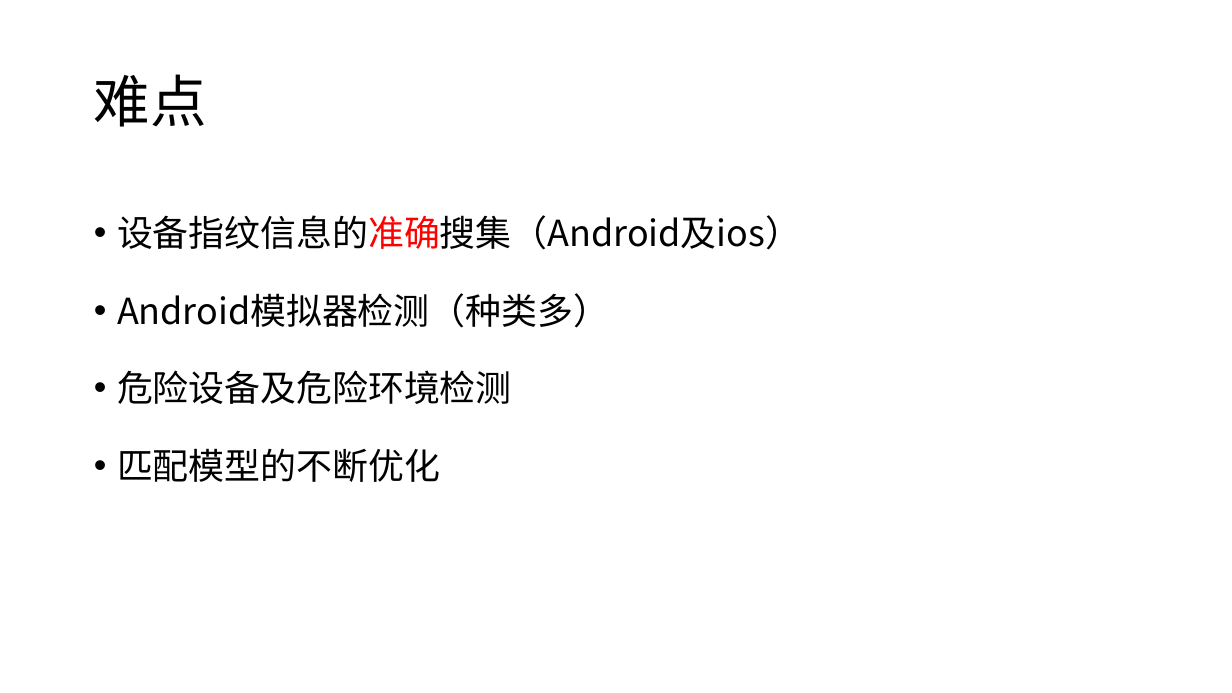
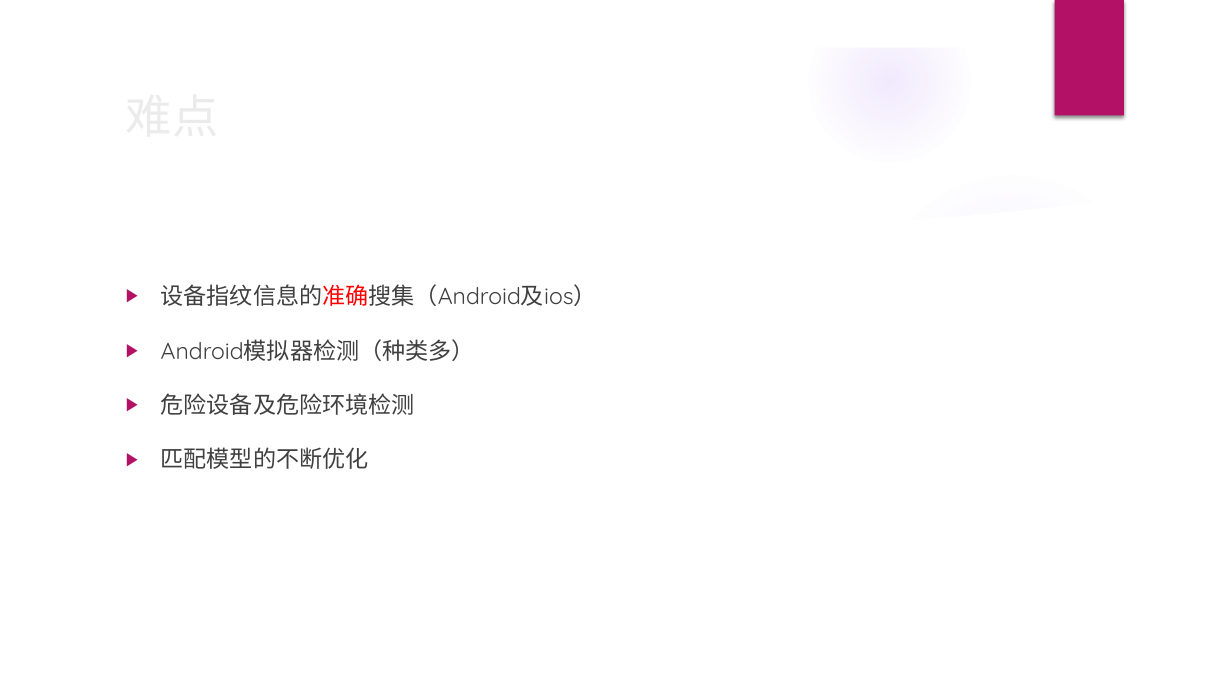
Before and after one commit to happylishang/happylishang.github.io, a slide deck: slide 4 of _posts/Android/严选可信ID项目.pptx. Drawn at 1232x693 pixels with LibreOffice and Linux fonts; fonts in the diff are those of the drawing; background and template pictures are left out. Boxes give left, top, right and bottom in pixels: in the first picture for what was removed or moved away, otherwise in the second. Text is boxed around its words. In the diff, an @@ line names an element or a change of style, - is before the commit and + after.

```diff
--- a/_posts/Android/严选可信ID项目.pptx
+++ b/_posts/Android/严选可信ID项目.pptx
@@ group added at (x1=0, y1=0, x2=1232, y2=693): 3 ellipses, 2 freeform shapes @@
@@ rectangle added at (x1=1055, y1=0, x2=1124, y2=116), fill #B31166 @@
@@ title "难点" moved from (x1=94, y1=74, x2=207, y2=127) to (x1=116, y1=79, x2=1002, y2=151) @@
@@ title "难点" at (x1=116, y1=79, x2=1002, y2=151): size 44 to 36 pt, font Noto Sans CJK SC to Quicksand, text colour #000000 to #EBEBEB; line spacing 0.9 to 1 @@
@@ text "设备指纹信息的准确搜集（Android及ios）" moved from (x1=117, y1=215, x2=801, y2=482) to (x1=161, y1=284, x2=597, y2=469) @@
@@ text "设备指纹信息的准确搜集（Android及ios）" at (x1=161, y1=284, x2=597, y2=469): size 28 to 18 pt, font Noto Sans CJK SC to Quicksand, text colour #000000 to #404040; bullet • to ▶ @@
```
Also in this commit, not shown: 11 other slides changed.
